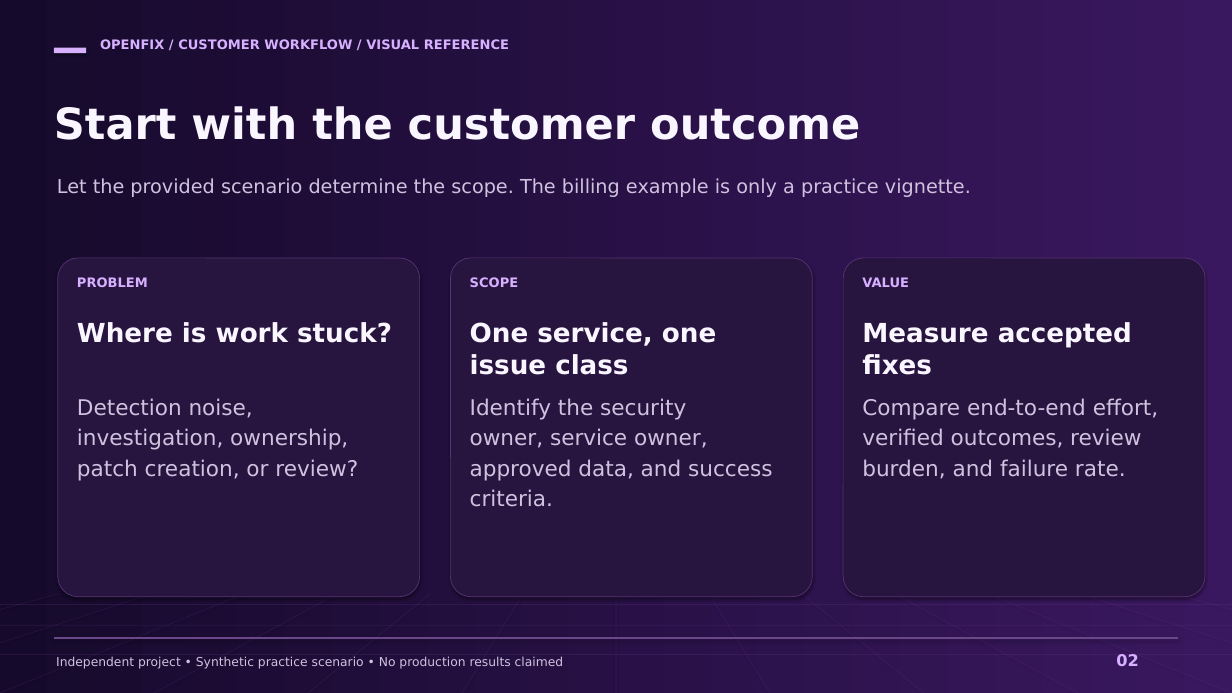
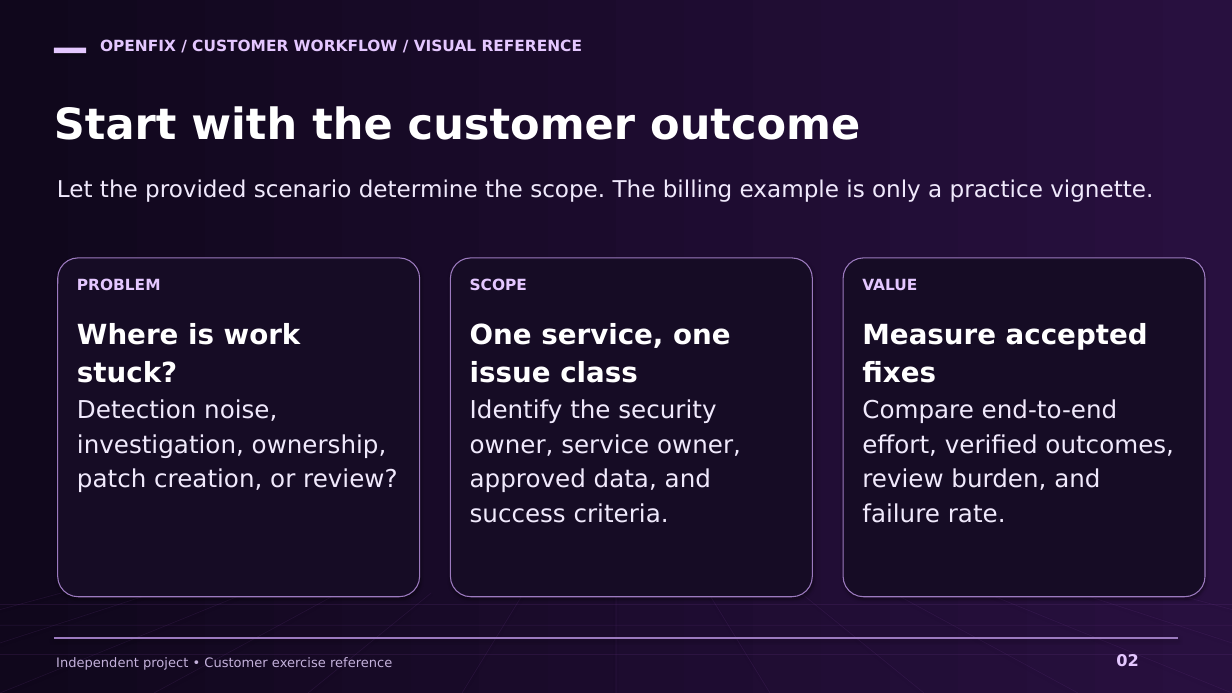
Before and after one commit to markusweldon/openfix, a slide deck: slide 2 of docs/prep/openfix-customer-workflow.pptx. Drawn at 1232x693 pixels with LibreOffice and Linux fonts; fonts in the diff are those of the drawing. Boxes give left, top, right and bottom in pixels: in the first picture for what was removed or moved away, otherwise in the second. Text is boxed around its words. In the diff, an @@ line names an element or a change of style, - is before the commit and + after.

Commit message:
Refresh current-state docs and improve preparation asset contrast
Rewrite README and walkthroughs to distinguish the running CLI, lifecycle prototype, and planned integrations. Increase slide type size and contrast, improve layout and source links, and rebuild matching diagrams and whiteboard. Verify 16-slide PDF text retention, page bounds, links, and documentation paths.

```diff
--- a/docs/prep/openfix-customer-workflow.pptx
+++ b/docs/prep/openfix-customer-workflow.pptx
@@ background #160A2C to #10071C @@
@@ rectangle at <box>0,0,1232,693</box>: fill gradient #160A2C to #3A185F to gradient #10071C to #28103F @@
@@ rounded rectangle at <box>54,48,86,53</box>: fill #D7B0FF to #E4C7FF @@
@@ text "Start with the customer outcome" at <box>54,106,860,140</box>: text colour #FAF6FF to #FFFFFF @@
@@ text "Let the provided scenario determine ..." at <box>57,179,1153,202</box>: size 18 to 21.6 pt, text colour #D0C1DF to #F0E9FC @@
@@ fill #27143F to #160C25; outline #583474 0.65 pt to #9C7ABF 1 pt in 3 elements at <box>58,258,420,597</box>, <box>450,258,812,597</box>, <box>843,258,1205,597</box> @@
@@ size 12.2 to 14.4 pt, text colour #D7B0FF to #E4C7FF in 4 elements at <box>100,39,582,52</box>, <box>77,278,161,291</box>, <box>862,278,917,291</box>, <box>470,278,527,291</box> @@
@@ text at <box>77,323,301,383</box>: text changed; size 24.5 to 25.9 pt; text colour #FAF6FF to #FFFFFF @@
-Where is work stuck?
+Where is work
+stuck?
@@ text at <box>470,323,731,383</box>: text changed; size 24.5 to 25.9 pt; text colour #FAF6FF to #FFFFFF @@
-One service, one issue class
+One service, one
+issue class
@@ text at <box>862,323,1148,383</box>: text changed; size 24.5 to 25.9 pt; text colour #FAF6FF to #FFFFFF @@
-Measure accepted fixes
+Measure accepted
+fixes
@@ text "Detection noise," at <box>77,399,397,492</box>: size 20.2 to 23 pt, text colour #D0C1DF to #F0E9FC @@
@@ text at <box>470,399,741,456</box>: size 20.2 to 23 pt, text colour #D0C1DF to #F0E9FC in "Identify the security", "owner, service owner," @@
@@ text at <box>862,399,1174,523</box>: text changed; size 20.2 to 23 pt; text colour #D0C1DF to #F0E9FC @@
-Compare end-to-end effort,
-verified outcomes, review
-burden, and failure rate.
+Compare end-to-end
+effort, verified outcomes,
+review burden, and
+failure rate.
@@ text at <box>470,468,711,523</box>: text changed; size 20.2 to 23 pt; text colour #D0C1DF to #F0E9FC @@
-approved data, and success
-criteria.
+approved data, and
+success criteria.
@@ line (62, 593) - (0, 693): stroke #764396 0.6 pt to #6C3A8A 0.6 pt @@
@@ line (154, 593) - (0, 693): stroke #764396 0.6 pt to #6C3A8A 0.6 pt @@
@@ line (246, 593) - (0, 693): stroke #764396 0.6 pt to #6C3A8A 0.6 pt @@
@@ line (339, 593) - (154, 693): stroke #764396 0.6 pt to #6C3A8A 0.6 pt @@
@@ line (431, 593) - (308, 693): stroke #764396 0.6 pt to #6C3A8A 0.6 pt @@
@@ line (524, 593) - (462, 693): stroke #764396 0.6 pt to #6C3A8A 0.6 pt @@
@@ line (616, 593) - (616, 693): stroke #764396 0.6 pt to #6C3A8A 0.6 pt @@
@@ line (708, 593) - (770, 693): stroke #764396 0.6 pt to #6C3A8A 0.6 pt @@
@@ line (801, 593) - (924, 693): stroke #764396 0.6 pt to #6C3A8A 0.6 pt @@
@@ line (893, 593) - (1078, 693): stroke #764396 0.6 pt to #6C3A8A 0.6 pt @@
@@ line (986, 593) - (1232, 693): stroke #764396 0.6 pt to #6C3A8A 0.6 pt @@
@@ line (1078, 593) - (1232, 693): stroke #764396 0.6 pt to #6C3A8A 0.6 pt @@
@@ line (1170, 593) - (1232, 693): stroke #764396 0.6 pt to #6C3A8A 0.6 pt @@
@@ line (0, 604) - (1232, 604): stroke #764396 0.6 pt to #6C3A8A 0.6 pt @@
@@ line (0, 625) - (1232, 625): stroke #764396 0.6 pt to #6C3A8A 0.6 pt @@
@@ line (0, 654) - (1232, 654): stroke #764396 0.6 pt to #6C3A8A 0.6 pt @@
@@ line (54, 638) - (1178, 638): stroke #694789 2 pt to #9C7ABF 2 pt @@
@@ text at <box>56,657,392,670</box>: text changed; size 11.5 to 12.2 pt; text colour #D0C1DF to #C4B1DB @@
-Independent project • Synthetic practice scenario • No production results claimed
+Independent project • Customer exercise reference
@@ text "02" at <box>1116,654,1138,666</box>: text colour #D7B0FF to #E4C7FF @@
```
Also in this commit, not shown: 15 other slides changed, 20 other files.
